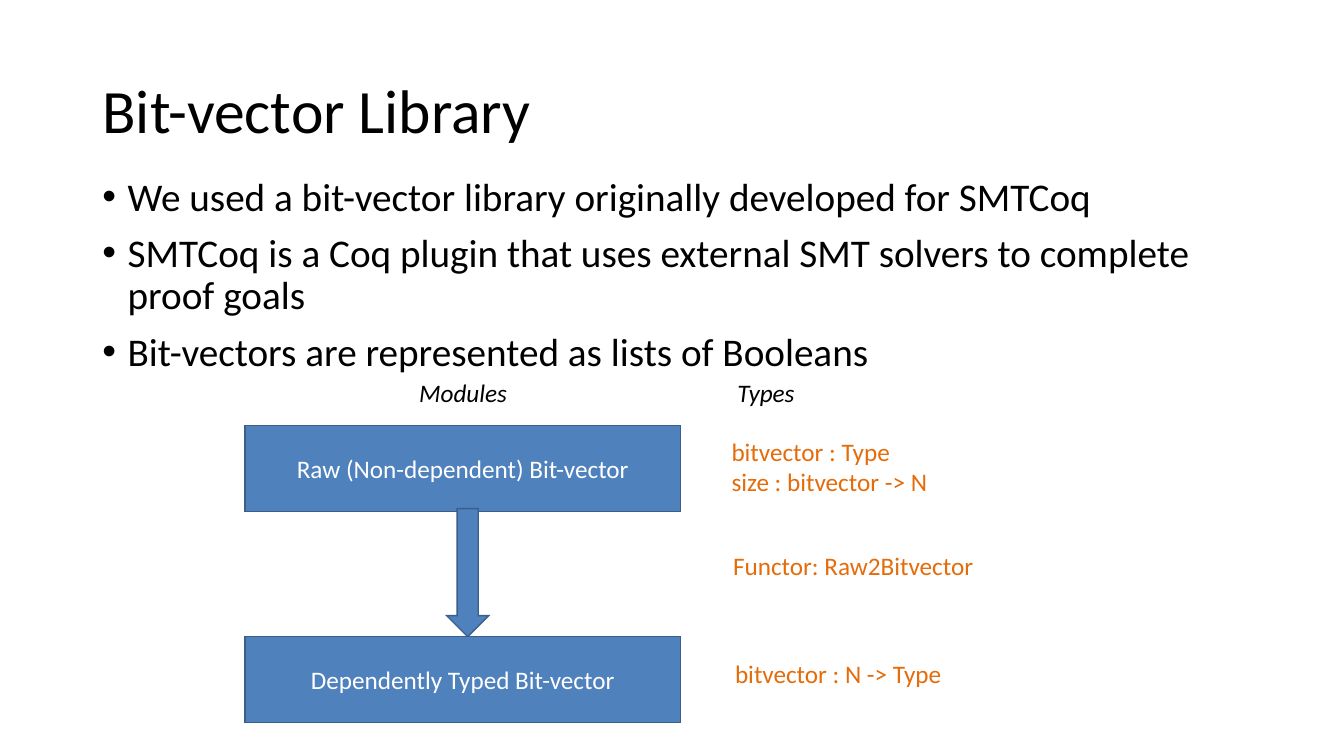
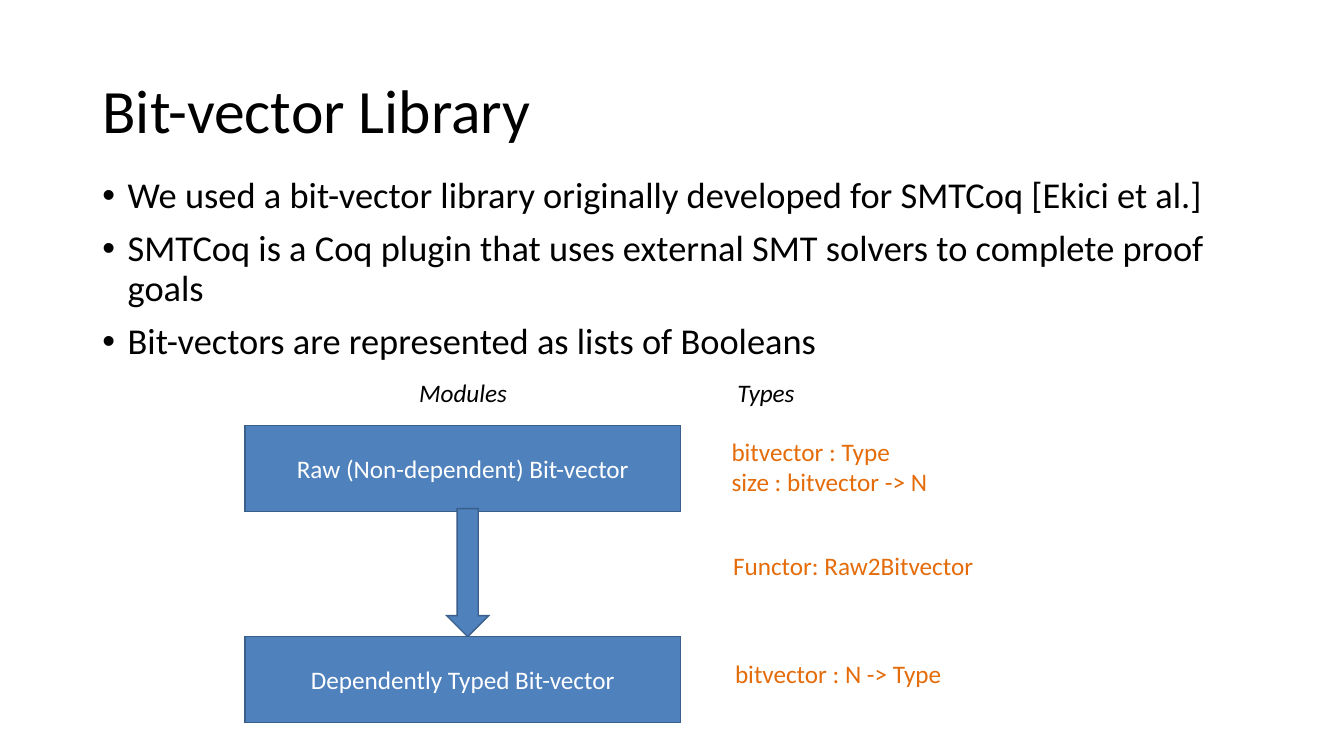
Before and after one commit to arjunvish/pxtp2019presentation, a slide deck: slide 10 of Presentation.pptx. Drawn at 1344x756 pixels with LibreOffice and Linux fonts; fonts in the diff are those of the drawing. Boxes give left, top, right and bottom in pixels: in the first picture for what was removed or moved away, otherwise in the second. Text is boxed around its words. In the diff, an @@ line names an element or a change of style, - is before the commit and + after.

```diff
--- a/Presentation.pptx
+++ b/Presentation.pptx
@@ text at bbox=[128, 181, 1201, 215]: text changed; size 28 to 26 pt @@
-• We used a bit-vector library originally developed for SMTCoq
+• We used a bit-vector library originally developed for SMTCoq [Ekici et al.]
@@ text at bbox=[128, 235, 1204, 360]: size 28 to 26 pt in "SMTCoq is a Coq plugin that uses ...", "Bit-vectors are represented as lists of Booleans" @@
```
Also in this commit, not shown: 2 other slides changed, 5 slides added.
